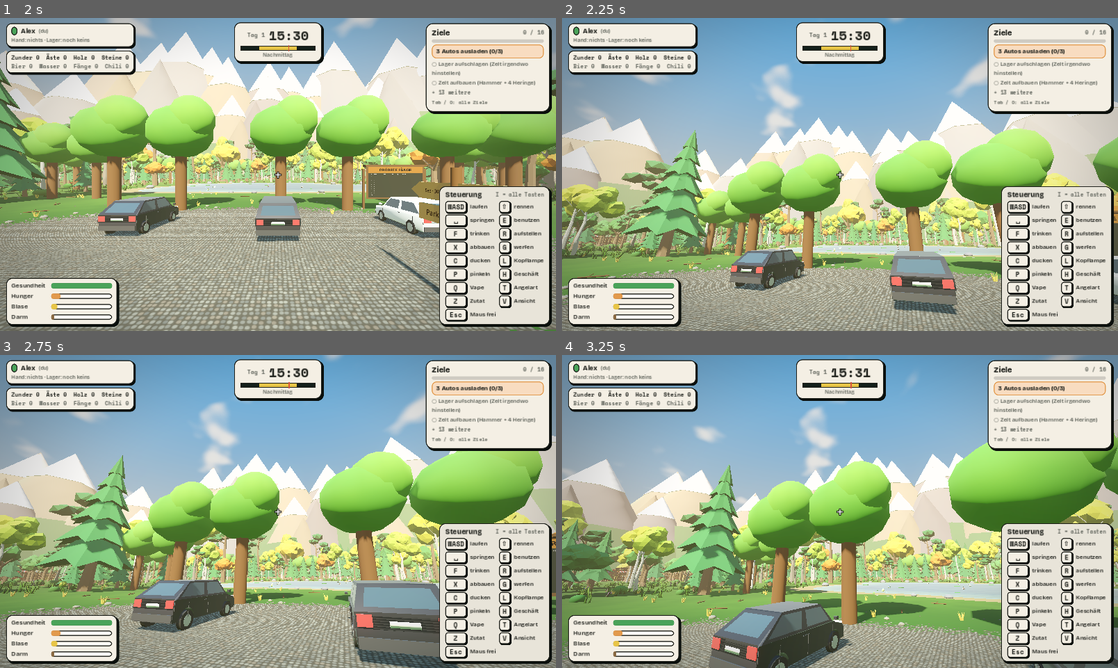
Above: before the commit, frames 1-4 (two rows, left to right).
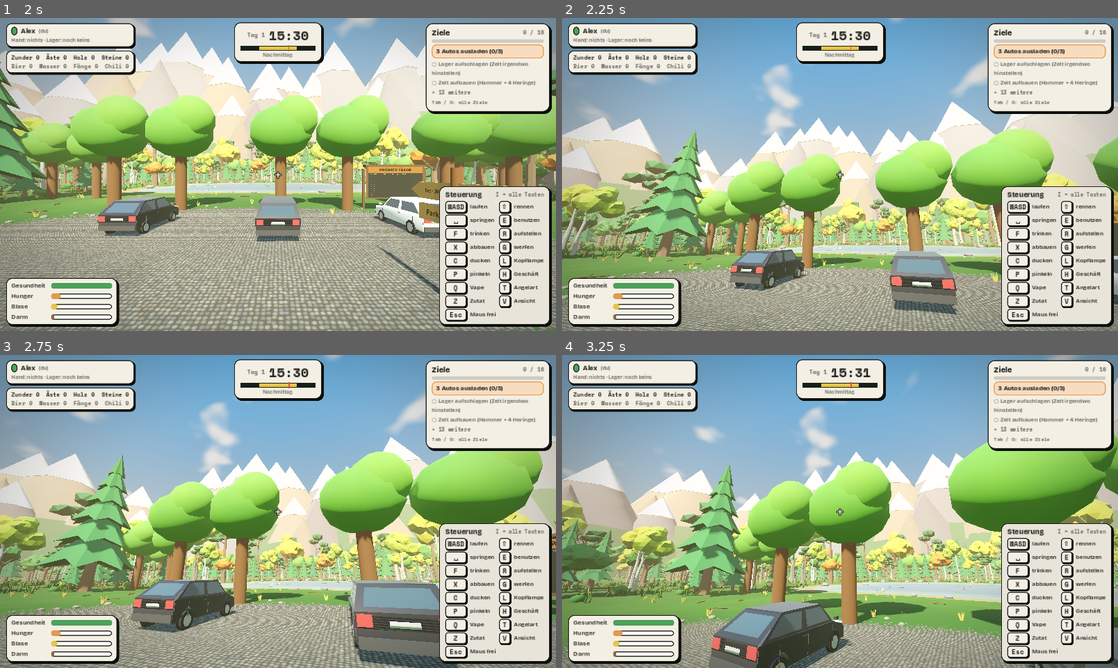
Above: after the commit, the same moments.

Repository: 7ulez/three-in-the-wild
Game: Godot game, scene res://menu.tscn
Same seed, same stepped clock (60 frames per second), same inputs: the game is played once before the commit and once after it.
Inputs (mouse positions are in pixels of both pictures, inside the frame that each line leads up to):
- Up to frame 1 (2 s): click (394, 86) at 0.52 s; type "Alex" at 0.6 s; click (372, 230) at 0.75 s; type "12" at 0.83 s; click "SPIEL BETRETEN" at 1.25 s
- Up to frame 2 (2.25 s): tap Enter at 2, 2.1 s; move the mouse to (867, 174) at 2.02 s; hold W from 2.03 s (still down); click (867, 174) at 2.17 s
- Up to frame 3 (2.75 s): keep holding W; tap Space at 2.27 s
- Up to frame 4 (3.25 s): keep holding W; move the mouse to (812, 511) at 2.77 s; tap Keypad Enter at 2.85 s; tap Space at 3.02 s

Frame 1 is identical in both runs. In frame 2, less than 0.1% of the frame differs, in the area x 0-12%, y 68-73%; in frame 3, 0.1%; in frame 4, 0.2%, in the area x 0-24%, y 68-73%.

Commit message:
Performance: kleine Objekte ab 110 m, Schilder-Texte ab 28 m nicht mehr zeichnen; Schiessstand-Radius 100 m
Co-Authored-By: Claude Sonnet 5.5 <noreply@anthropic.com>
Claude-Session: https://claude.ai/code/session_01FicyMBshYtiCihkErSPQQ5

Diff:
--- a/batcher.gd
+++ b/batcher.gd
@@ -43,6 +43,29 @@
 				continue
 			removed += _merge(target as Node3D, list)
 	return removed
+
+
+## Kleine Dinge weit weg gar nicht erst zeichnen (spart Zeichenaufrufe). Grosse Teile
+## (Berg, See, Boden) bleiben, ebenso Spielerfiguren.
+static func apply_ranges(world: Node, mesh_end: float = 110.0, label_end: float = 28.0) -> int:
+	var n_set := 0
+	var stack: Array = [world]
+	while stack.size() > 0:
+		var n: Node = stack.pop_back()
+		if n is CharacterBody3D:
+			continue
+		for c in n.get_children():
+			stack.append(c)
+		if n is Label3D:
+			(n as Label3D).visibility_range_end = label_end
+			n_set += 1
+		elif n is MeshInstance3D or n is MultiMeshInstance3D:
+			var g := n as GeometryInstance3D
+			var bb: AABB = g.get_aabb()
+			if maxf(bb.size.x, maxf(bb.size.y, bb.size.z)) < 30.0 and g.visibility_range_end <= 0.0:
+				g.visibility_range_end = mesh_end
+				n_set += 1
+	return n_set
 
 
 static func _collect_refs(world: Node, refs: Dictionary) -> void:
--- a/main.gd
+++ b/main.gd
@@ -64,6 +64,7 @@
 	sfx.name = "Sfx"
 	add_child(sfx)
 	Batcher.run(self)
+	Batcher.apply_ranges(self)
 	player = Player.new()
 	player.character_name = Game.start_char
 	add_child(player)
@@ -100,7 +101,7 @@
 			_range_node = get_node_or_null("ShootingRange") as Node3D
 		if _range_node != null:
 			# Im Browser ist die Zahl gleichzeitig sichtbarer Objekte begrenzt: Schiessstand nur in der Naehe zeichnen
-			_range_node.visible = player.global_position.distance_to(Vector3(-109.0, 0.0, -10.0)) < 130.0
+			_range_node.visible = player.global_position.distance_to(Vector3(-109.0, 0.0, -10.0)) < 100.0
 		var hn: Node = get_node_or_null("Hideouts")
 		if hn != null:
 			for hid in ["fuchsbau", "huette", "tropf", "baum", "lager"]:
Not shown, changed: web/index.html
Not shown, changed: web/index.js.gz
Not shown, changed: web/index.pck
Not shown, changed: web/index.pck.gz
Not shown, changed: web/index.wasm.gz
